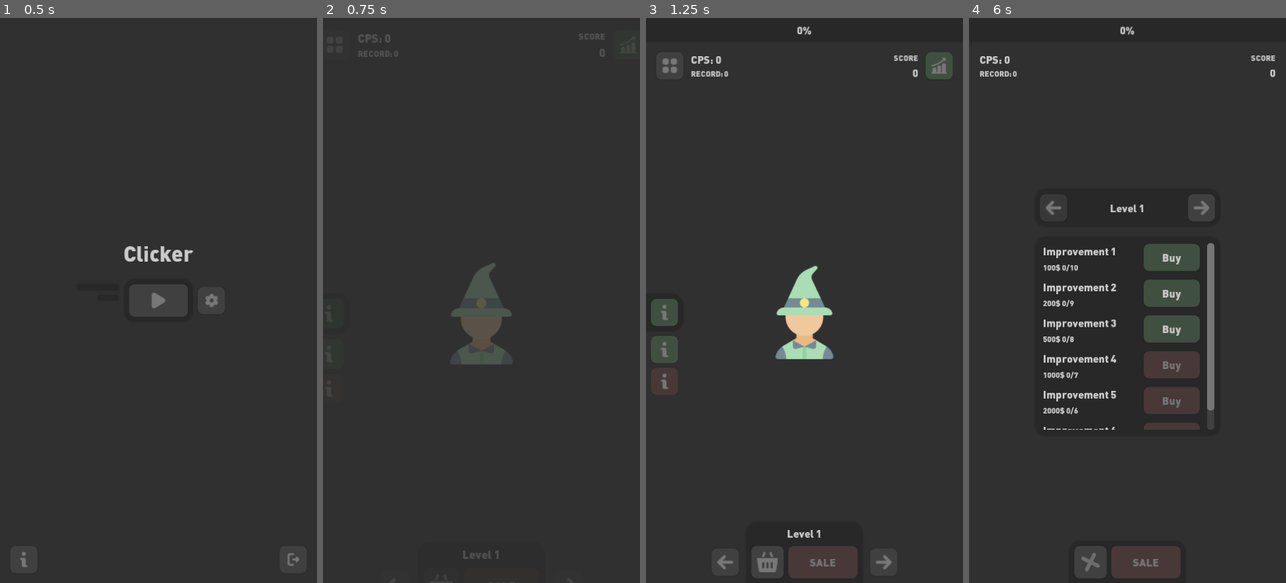
Above: before the commit, frames 1-4 (left to right).
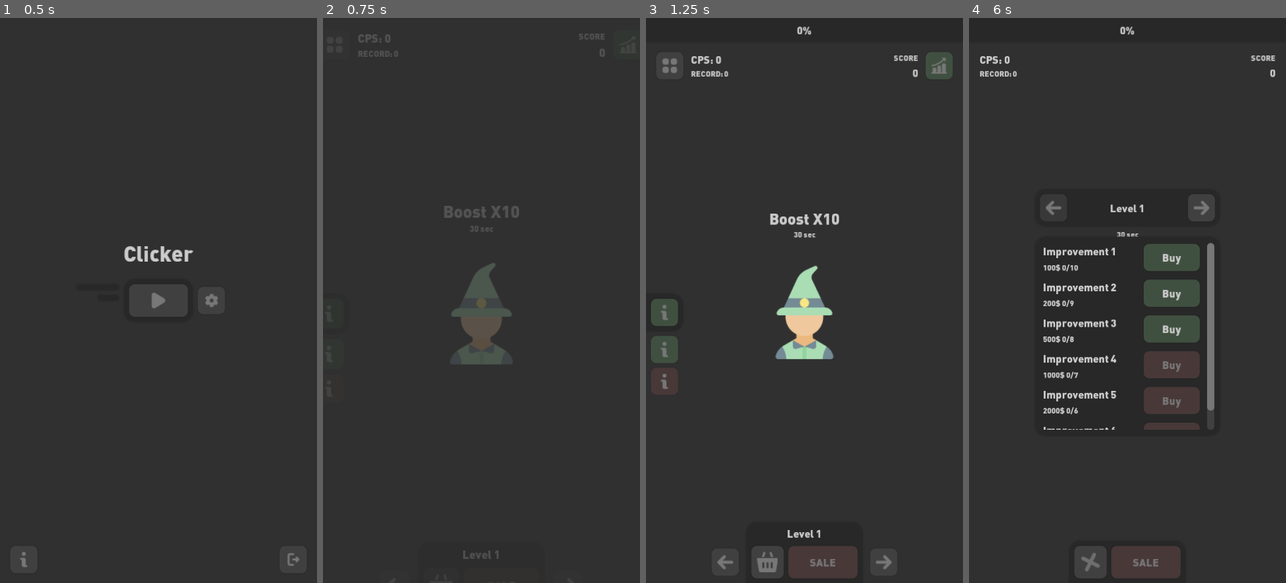
Above: after the commit, the same moments.

Repository: HixRaid/clicker
Game: Godot game, scene res://game/scenes/main.tscn
Same seed, same stepped clock (60 frames per second), same inputs: the game is played once before the commit and once after it.
Inputs (mouse positions are in pixels of both pictures, inside the frame that each line leads up to):
- Up to frame 1 (0.5 s): no input
- Up to frame 2 (0.75 s): click (481, 300) at 0.5 s
- Up to frame 3 (1.25 s): no input
- Up to frame 4 (6 s): click (1206, 560) at 1.25 s; click (1206, 560) at 2 s; click (1260, 63) at 2.75 s; click (988, 311) at 3.5 s; click (988, 351) at 4.25 s; click (1048, 560) at 5 s; click (1089, 560) at 5.75 s

Frame 1 is identical in both runs. In frame 2, 0.2% of the frame differs, in the area x 38-62%, y 33-38%; in frame 3, 0.3%, in the area x 39-61%, y 34-39%; in frame 4, less than 0.1%.

Commit message:
Added boost labels

Diff:
--- /dev/null
+++ b/game/resources/theme/fonts/types/boost_dynamic_font.tres
@@ -0,0 +1,9 @@
+[gd_resource type="DynamicFont" load_steps=2 format=2]
+
+[ext_resource path="res://game/resources/theme/fonts/data/din_pro_black.otf" type="DynamicFontData" id=1]
+
+[resource]
+size = 48
+use_mipmaps = true
+use_filter = true
+font_data = ExtResource( 1 )
--- a/game/scenes/main.tscn
+++ b/game/scenes/main.tscn
@@ -1,8 +1,9 @@
-[gd_scene load_steps=34 format=2]
+[gd_scene load_steps=35 format=2]
 
 [ext_resource path="res://game/scripts/interfaces/interface.gd" type="Script" id=1]
 [ext_resource path="res://game/scripts/interfaces/interface_switch.gd" type="Script" id=2]
 [ext_resource path="res://game/scripts/controllers/settings_controller.gd" type="Script" id=3]
+[ext_resource path="res://game/resources/theme/fonts/types/boost_dynamic_font.tres" type="DynamicFont" id=4]
 [ext_resource path="res://game/resources/theme/fonts/types/small_dynamic_font.tres" type="DynamicFont" id=5]
 [ext_resource path="res://game/scenes/ui/shop_panel.tscn" type="PackedScene" id=6]
 [ext_resource path="res://game/resources/theme/default_theme.tres" type="Theme" id=7]
@@ -716,6 +717,36 @@
 margin_top = 72.0
 mouse_filter = 2
 
+[node name="Boost" type="Control" parent="InterfaceSwitch/Clicker/Panel/Wrapper"]
+anchor_left = 0.5
+anchor_top = 0.5
+anchor_right = 0.5
+anchor_bottom = 0.5
+margin_left = -216.0
+margin_top = -316.0
+margin_right = 216.0
+margin_bottom = -220.0
+mouse_filter = 2
+
+[node name="XLabel" type="Label" parent="InterfaceSwitch/Clicker/Panel/Wrapper/Boost"]
+anchor_right = 1.0
+anchor_bottom = 1.0
+margin_bottom = -32.0
+custom_fonts/font = ExtResource( 4 )
+text = "Boost X10"
+align = 1
+valign = 1
+
+[node name="TimeLabel" type="Label" parent="InterfaceSwitch/Clicker/Panel/Wrapper/Boost"]
+anchor_top = 1.0
+anchor_right = 1.0
+anchor_bottom = 1.0
+margin_top = -32.0
+custom_fonts/font = ExtResource( 5 )
+text = "30 sec"
+align = 1
+valign = 1
+
 [node name="TopPanel" type="Control" parent="InterfaceSwitch/Clicker/Panel/Wrapper"]
 anchor_right = 1.0
 margin_left = 32.0
